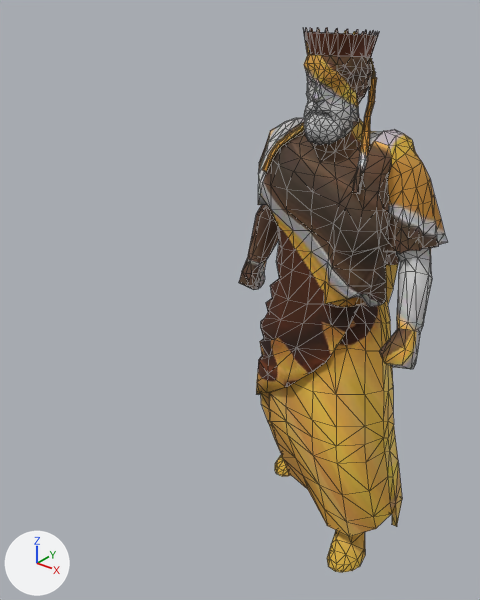
Renders of the glTF model public/assets/unit-models/159-midas.glb from each side of a commit.
Camera for both pictures: a 50 mm lens placed at (1.25, -2.11, 2.21), pointed at (-0.13, -0.38, 1.14). Arrows for +X, +Y and +Z are at lower left; the lights stay in place. The picture after the commit comes second. Mesh edges are drawn as thin lines. Vertices at exactly the same position are counted once.
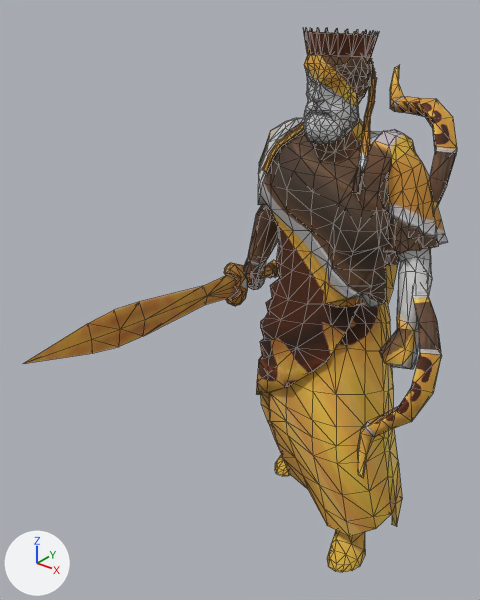
Changed parts and their boxes (x1, y1, x2, y2) in the pictures (480 x 600 px):
'Mesh_0', reshaped (108% wider): before (239, 28, 447, 572); after (23, 28, 457, 572)
part 1 of me_mesh_0, added (brown): after (23, 260, 279, 364)
part 2 of me_mesh_0, added (brown): after (357, 65, 457, 478)

The change in detail:
Picture 'Image_1' (img_image_1) is new.
Material 'Material_1' (mat_material_1) is new.
Its texture is img_image_1.
Its metallic is 0.05.
Its roughness is 0.85.
me_mesh_0 is used by ob_mesh_0; location (0.0, 0.0, 0.0).
me_mesh_0 had 1560 vertices, 2987 faces and spanned x -0.49..0.47, y -0.3..0.39, z -0.01..2.06.
me_mesh_0 now has 1762 vertices, 3383 faces and spans x -0.49..0.59, y -1.13..0.52, z -0.01..2.06.
me_mesh_0 part 1: a new loose piece of 102 vertices spanning x -0.47..-0.37, y -1.13..0.29, z 0.91..1.15, in mat_material_1 (picture img_image_1).
me_mesh_0 part 2: a new loose piece of 100 vertices spanning x -0.04..0.59, y -0.35..0.52, z 0.57..1.89, in mat_material_0 (picture img_image_0).
me_mesh_0 gains material mat_material_1 (picture img_image_1).
